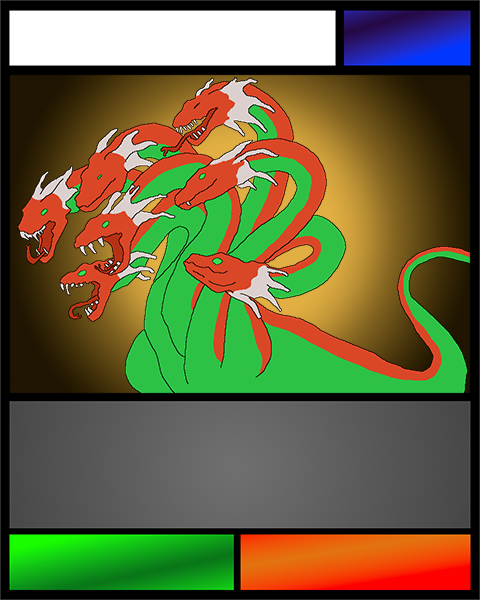
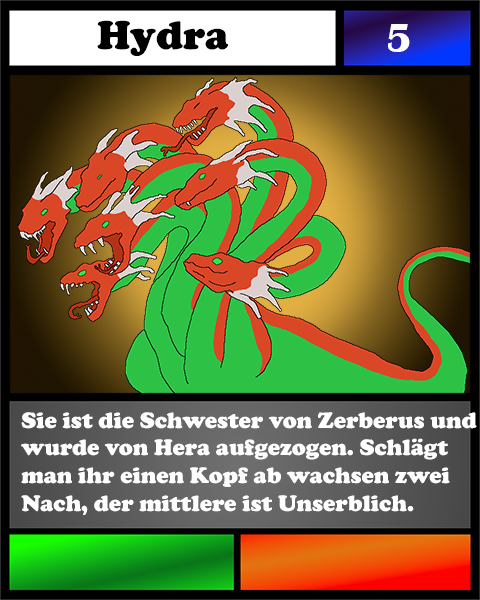
Before/after of a 480 x 600 layered artwork. What changed in the layer stack:
added layer "Sie ist die Schwester von Zerberus und wurde von Hera aufgezoge" above "5" over (x1=21, y1=412, x2=477, y2=515)
added layer "5" above "Wolpertinger" over (x1=388, y1=24, x2=410, y2=52)
added layer "Wolpertinger" above "Card" over (x1=97, y1=20, x2=228, y2=56)